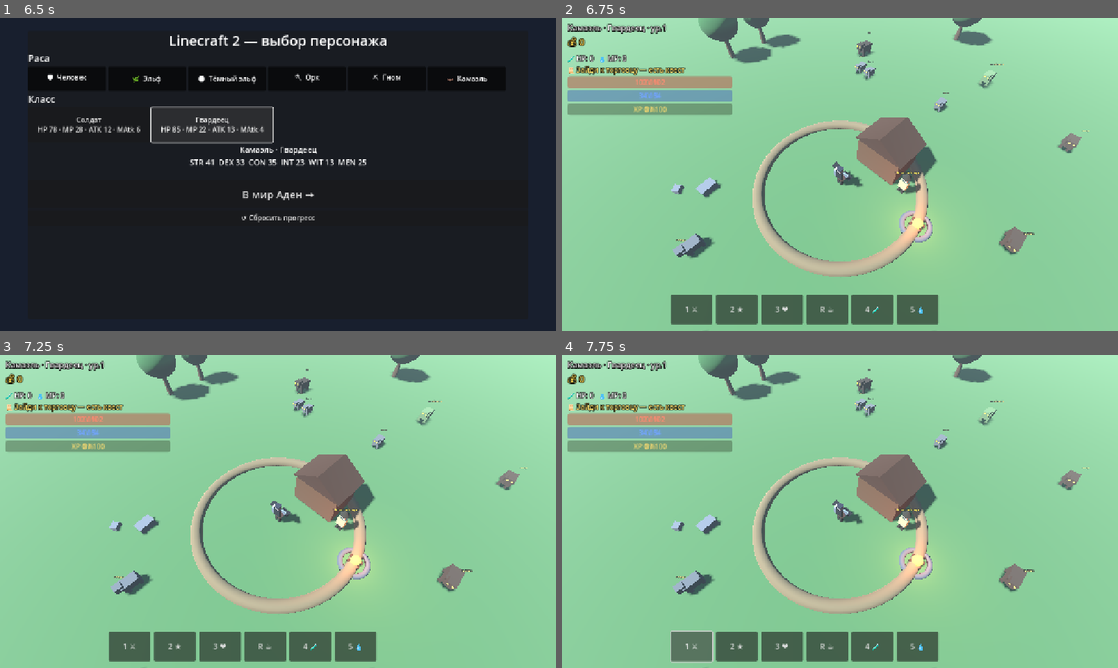
Above: before the commit, frames 1-4 (two rows, left to right).
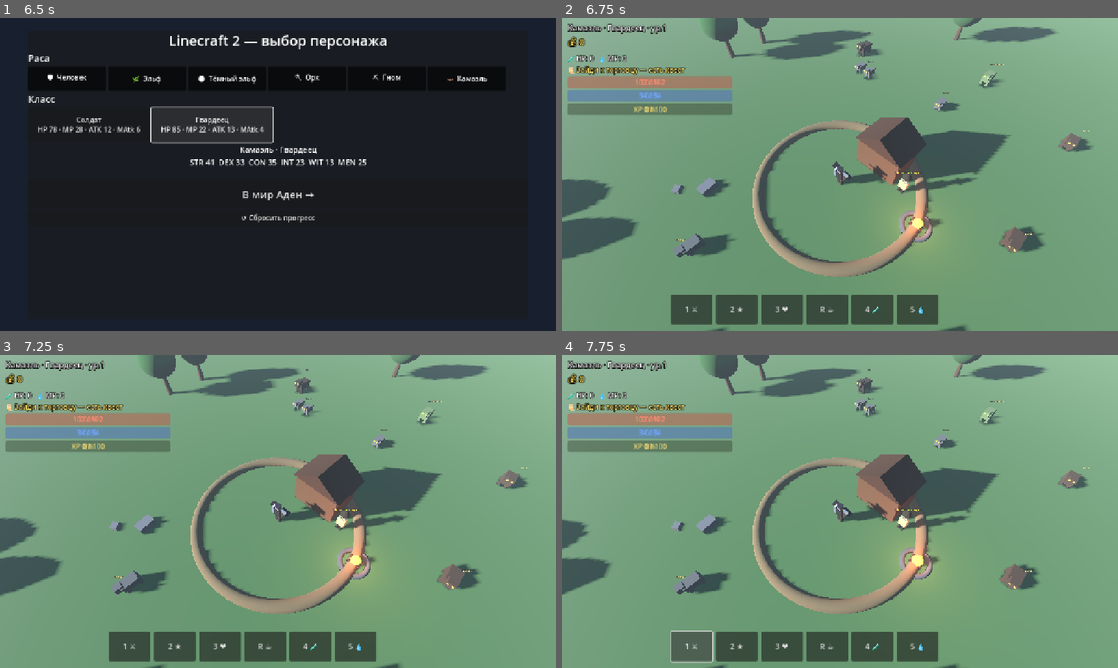
Above: after the commit, the same moments.

Repository: omich55zz-debug/linecraft2
Game: Godot game, scene res://scenes/Boot.tscn
Two runs of this game, one before a commit and one after it. Both use one fixed random seed, a clock stepped at 60 frames per second and the inputs below.
Inputs:
- Up to frame 1 (6.5 s): click "🛡 Человек" at 0.5 s; click "🌿 Эльф" at 1.25 s; click "🌑 Тёмный эльф" at 2 s; click "🪓 Орк" at 2.75 s; click "⛏ Гном" at 3.5 s; click "🦇 Камаэль" at 4.25 s; click "Солдат HP 78 · MP 28 · ATK 12…" at 5 s; click "Гвардеец HP 85 · MP 22 · ATK …" at 5.75 s
- Up to frame 2 (6.75 s): click "В мир Аден →" at 6.5 s
- Up to frame 3 (7.25 s): no input
- Up to frame 4 (7.75 s): click "1 ⚔" at 7.25 s

Frame 1 is identical in both runs. In frame 2, 89% of the frame differs, in the area x 0-100%, y 0-100%; in frame 3, 89%; in frame 4, 89%.

Commit message:
Day/night cycle (3min full day, sun rotation, sky/ambient/fog tinting)
Co-Authored-By: Devin AI <158243242+devin-ai-integration[bot]@users.noreply.github.com>

Diff:
--- a/godot/scripts/World.gd
+++ b/godot/scripts/World.gd
@@ -3,38 +3,71 @@
 
 const TREE_COUNT := 60
 const ROCK_COUNT := 30
+const DAY_LENGTH := 180.0  # full day cycle in seconds
 
 @export var size: float = 80.0
+
+var sun_light: DirectionalLight3D
+var sky_material: ProceduralSkyMaterial
+var environment: Environment
+var time_of_day: float = 0.30  # 0..1, 0=midnight, 0.25=sunrise, 0.5=noon, 0.75=sunset
 
 func _ready() -> void:
     _build_lighting()
     _build_ground()
     _scatter_decoration()
 
+func _process(delta: float) -> void:
+    time_of_day = fmod(time_of_day + delta / DAY_LENGTH, 1.0)
+    _apply_day_night()
+
+func _apply_day_night() -> void:
+    if sun_light == null: return
+    var sun_angle: float = (time_of_day - 0.25) * TAU
+    sun_light.rotation = Vector3(-sun_angle, deg_to_rad(-35), 0)
+    var noon_factor: float = clamp(sin(time_of_day * PI), 0.0, 1.0)
+    sun_light.light_energy = lerp(0.10, 1.30, noon_factor)
+    sun_light.light_color = Color(1.0, lerp(0.65, 1.0, noon_factor), lerp(0.55, 0.95, noon_factor))
+    if sky_material:
+        var top_day := Color(0.34, 0.55, 0.78)
+        var top_night := Color(0.04, 0.05, 0.10)
+        var horiz_day := Color(0.71, 0.84, 0.91)
+        var horiz_night := Color(0.10, 0.10, 0.18)
+        var horiz_dusk := Color(0.95, 0.55, 0.32)
+        var dusk_factor: float = clamp(1.0 - abs(noon_factor - 0.0) - abs(noon_factor - 1.0), 0.0, 1.0)
+        var horiz: Color = horiz_night.lerp(horiz_day, noon_factor)
+        if noon_factor < 0.4:
+            horiz = horiz.lerp(horiz_dusk, dusk_factor * 0.5)
+        sky_material.sky_top_color = top_night.lerp(top_day, noon_factor)
+        sky_material.sky_horizon_color = horiz
+    if environment:
+        environment.ambient_light_energy = lerp(0.18, 0.65, noon_factor)
+        environment.fog_light_color = Color(0.55, 0.55, 0.65).lerp(Color(0.71, 0.81, 0.86), noon_factor)
+
 func _build_lighting() -> void:
-    var dl := DirectionalLight3D.new()
-    dl.rotation_degrees = Vector3(-50, -35, 0)
-    dl.light_energy = 1.05
-    dl.shadow_enabled = true
-    add_child(dl)
+    sun_light = DirectionalLight3D.new()
+    sun_light.rotation_degrees = Vector3(-50, -35, 0)
+    sun_light.light_energy = 1.05
+    sun_light.shadow_enabled = true
+    add_child(sun_light)
 
     var env := WorldEnvironment.new()
-    var e := Environment.new()
-    e.background_mode = Environment.BG_SKY
+    environment = Environment.new()
+    environment.background_mode = Environment.BG_SKY
     var sky := Sky.new()
-    var pm := ProceduralSkyMaterial.new()
-    pm.sky_top_color = Color(0.34, 0.55, 0.78)
-    pm.sky_horizon_color = Color(0.71, 0.84, 0.91)
-    pm.ground_bottom_color = Color(0.18, 0.21, 0.26)
-    pm.ground_horizon_color = Color(0.55, 0.62, 0.51)
-    sky.sky_material = pm
-    e.sky = sky
-    e.ambient_light_source = Environment.AMBIENT_SOURCE_SKY
-    e.ambient_light_energy = 0.6
-    e.fog_enabled = true
-    e.fog_density = 0.005
-    e.fog_light_color = Color(0.71, 0.81, 0.86)
-    env.environment = e
+    sky_material = ProceduralSkyMaterial.new()
+    sky_material.sky_top_color = Color(0.34, 0.55, 0.78)
+    sky_material.sky_horizon_color = Color(0.71, 0.84, 0.91)
+    sky_material.ground_bottom_color = Color(0.18, 0.21, 0.26)
+    sky_material.ground_horizon_color = Color(0.55, 0.62, 0.51)
+    sky.sky_material = sky_material
+    environment.sky = sky
+    environment.ambient_light_source = Environment.AMBIENT_SOURCE_SKY
+    environment.ambient_light_energy = 0.6
+    environment.fog_enabled = true
+    environment.fog_density = 0.005
+    environment.fog_light_color = Color(0.71, 0.81, 0.86)
+    env.environment = environment
     add_child(env)
 
 func _build_ground() -> void:
